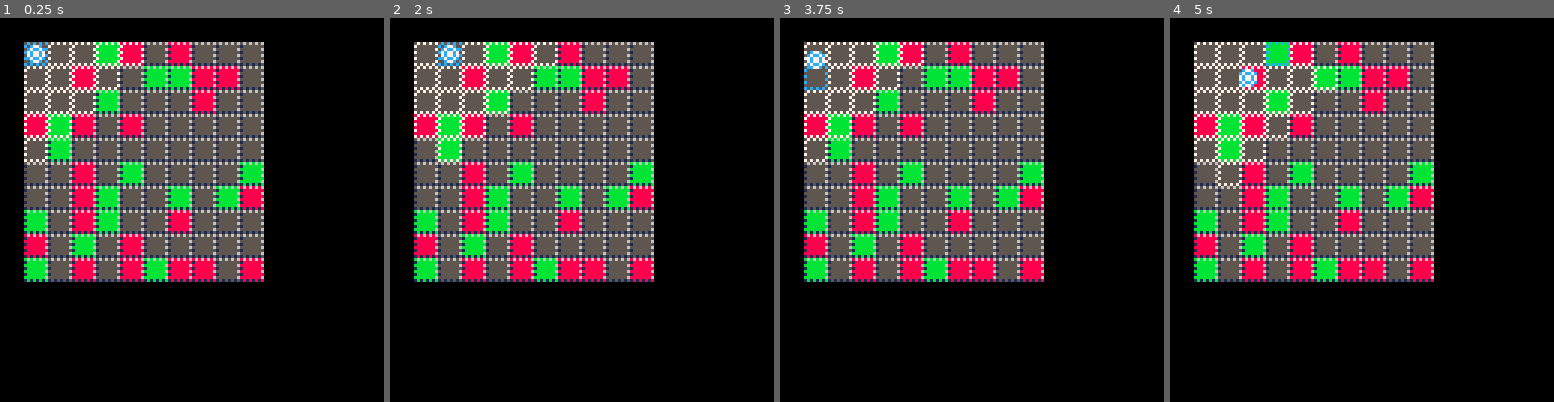
Above: before the commit, frames 1-4 (left to right).
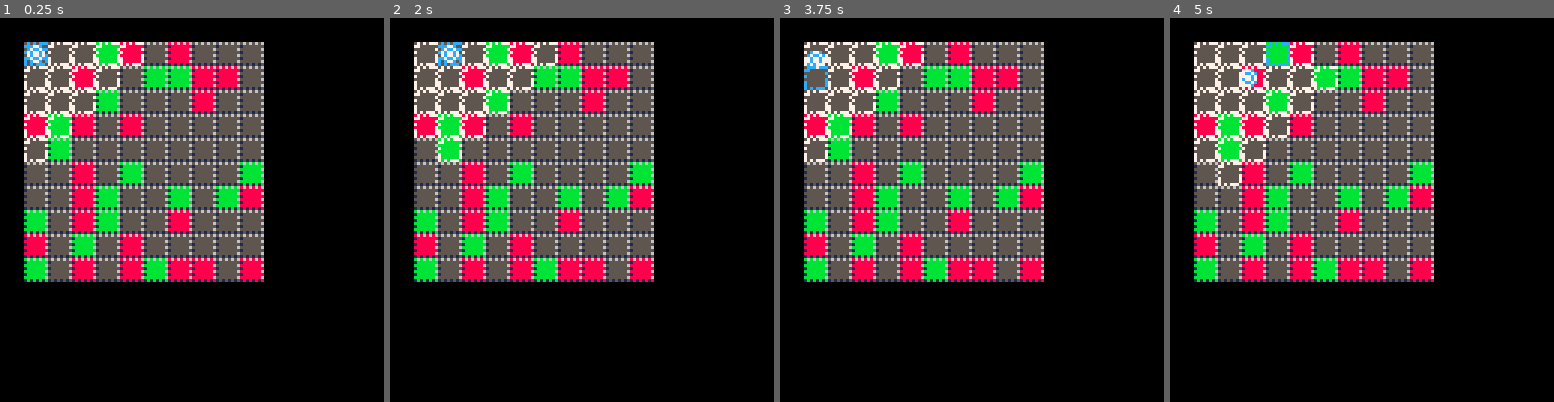
Above: after the commit, the same moments.

Repository: jcwilk/dv_prototype
Game: PICO-8 cartridge divproto.p8
Same seed, same stepped clock (60 frames per second), same inputs: the game is played once before the commit and once after it.
Inputs:
- Up to frame 1 (0.25 s): no input
- Up to frame 2 (2 s): tap O (Z key) at 0.7, 1.7 s; hold Right from 1.6 s (still down)
- Up to frame 3 (3.75 s): release Right at 2.1 s; tap O (Z key) every 0.4 s from 2.1 to 3.7 s; hold Up 2.15-2.42 s; hold Right 2.47-3.03 s; hold Left 3.08-3.58 s; hold Down from 3.63 s (still down)
- Up to frame 4 (5 s): release Down at 3.97 s; hold Right 4.02-4.68 s; tap O (Z key) at 4.1, 4.5, 4.9 s; hold Up from 4.73 s (still down)

The runs differ from the first frame. In frame 1, 0.5% of the frame differs, in the area x 6-38%, y 6-38%; in frame 2, 0.6%; in frame 3, 0.5%; in frame 4, 0.7%, in the area x 6-44%, y 6-44%.

Commit message:
Make the selection look nicer and 2 spawns

Diff:
--- a/divproto.p8
+++ b/divproto.p8
@@ -38,6 +38,7 @@
 function _init()
  highlight_moves()
  select_player_tile()
+ cls()
 end
 
 function _update60()
@@ -74,28 +75,33 @@
 end
 
 function _draw()
- cls()
- pal()
+ //cls()
  foreach(tiles.all,function(t)
-  if t.selected then
-   pal(6,12)
-   pal(1,12)
-  elseif t.highlighted then
-   pal(6,7)
-   pal(1,7)
-  end
+  pal()
   if t.col > 0 then
    pal(5,t.col)
   end
   spr(1, t.x*8, t.y*8)
-  pal()
  end)
+
+ pal()
  if player.col != 0 then
   pal(12,player.col)
  end
  spr(2, player.x*8, player.y*8)
 
+	pal()
  mobs.draw()
+
+ foreach(tiles.all,function(t)
+  if t.highlighted then
+   pal()
+   if t.selected then
+    pal(7,12)
+   end
+   spr(4, t.x*8, t.y*8)
+  end
+ end)
  pal()
 end
 -->8
@@ -276,9 +282,13 @@
   del(spots,spot)
   add(shuffled,spot)
  end
+ local spawn_left=2
  for i=1,#shuffled do
   if spawn_mob(shuffled[i][1],shuffled[i][2],col) then
-   return
+   spawn_left-=1
+   if spawn_left<1 then
+    return
+   end
   end
  end
 end
@@ -565,14 +575,14 @@
  end
 end
 __gfx__
-00000000565656560000000000000000000000000000000000000000000000000000000000000000000000000000000000000000000000000000000000000000
-000000001555555500c77c0000000000000000000000000000000000000000000000000000000000000000000000000000000000000000000000000000000000
-00700700555555560c7cc7c000013000000000000000000000000000000000000000000000000000000000000000000000000000000000000000000000000000
-000770001555555507c77c70001b1300000000000000000000000000000000000000000000000000000000000000000000000000000000000000000000000000
-000770005555555607c77c70001bb300000000000000000000000000000000000000000000000000000000000000000000000000000000000000000000000000
-00700700155555550c7cc7c000013000000000000000000000000000000000000000000000000000000000000000000000000000000000000000000000000000
-000000005555555600c77c0000000000000000000000000000000000000000000000000000000000000000000000000000000000000000000000000000000000
-00000000151515150000000000000000000000000000000000000000000000000000000000000000000000000000000000000000000000000000000000000000
+00000000565656560000000000000000070707770000000000000000000000000000000000000000000000000000000000000000000000000000000000000000
+000000001555555500c77c0000000000770000000000000000000000000000000000000000000000000000000000000000000000000000000000000000000000
+00700700555555560c7cc7c000013000000000070000000000000000000000000000000000000000000000000000000000000000000000000000000000000000
+000770001555555507c77c70001b1300700000000000000000000000000000000000000000000000000000000000000000000000000000000000000000000000
+000770005555555607c77c70001bb300000000070000000000000000000000000000000000000000000000000000000000000000000000000000000000000000
+00700700155555550c7cc7c000013000700000070000000000000000000000000000000000000000000000000000000000000000000000000000000000000000
+000000005555555600c77c0000000000700000070000000000000000000000000000000000000000000000000000000000000000000000000000000000000000
+00000000151515150000000000000000707077700000000000000000000000000000000000000000000000000000000000000000000000000000000000000000
 
 
 
